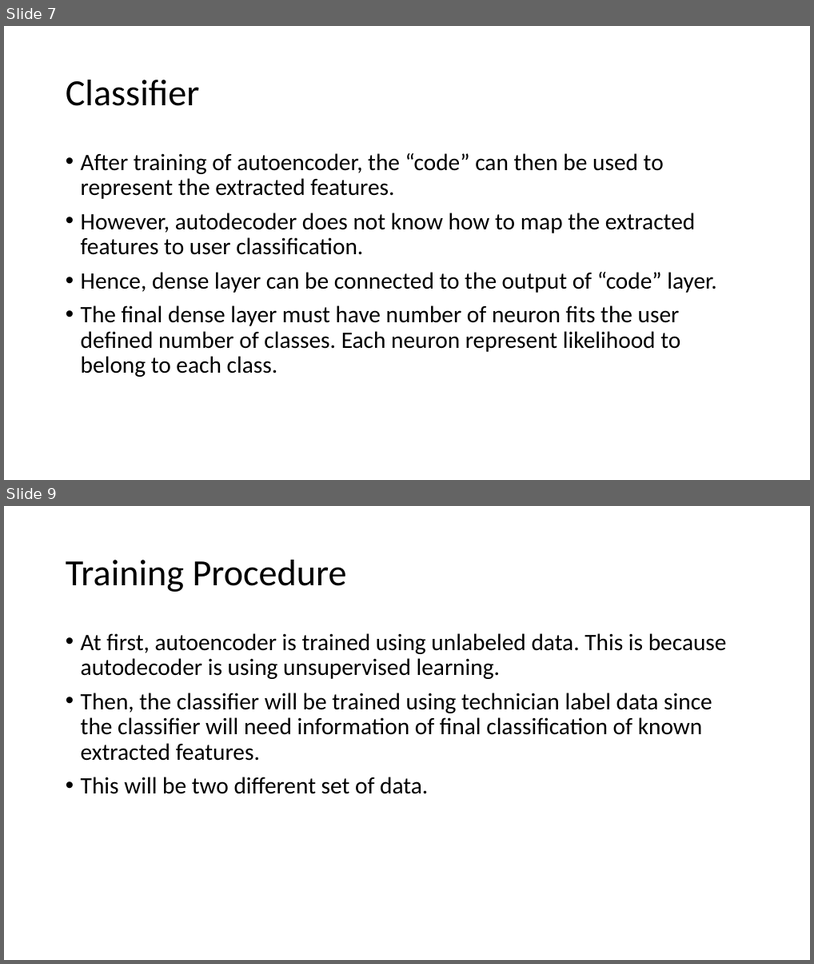
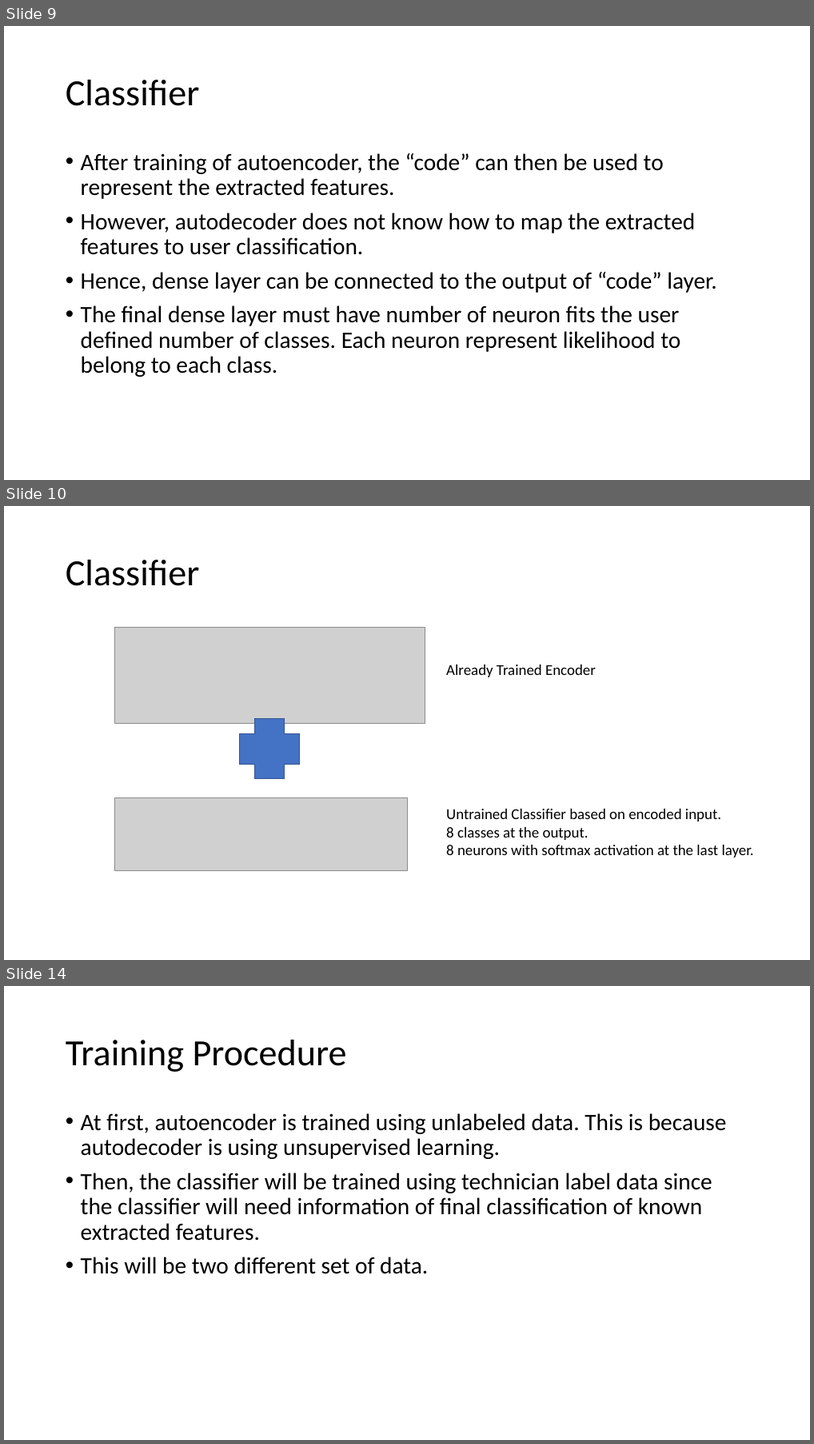
Before and after one commit to optimusium/psupr3, a slide deck: Autoencoder Classifier for Wafer resistance test map.pptx. Shown one above the other, each under a label of ours: slides 7 and 9 before the commit, slides 9, 10 and 14 after it; the slides between them are not shown. The pictures are 814x964 and 814x1444 pixels, drawn with LibreOffice and Linux fonts; fonts in the diff are those of the drawing; grey boxes stand for pictures. Boxes give left, top, right and bottom in pixels: in the first picture for what was removed or moved away, otherwise in the second. Text is boxed around its words. In the diff, an @@ line names an element or a change of style, - is before the commit and + after.

```diff
--- a/Autoencoder Classifier for Wafer resistance test map.pptx
+++ b/Autoencoder Classifier for Wafer resistance test map.pptx
@@ slide 10 added at [4,506,810,960], background #FFFFFF @@
@@ title added at [66,560,199,586], 44 pt, text #000000 @@
+Classifier
@@ picture added at [114,627,425,723] @@
@@ text added at [446,664,596,677], 18 pt, text #000000 @@
+Already Trained Encoder
@@ plus added at [239,718,300,779], fill #4472C4, outline #325491 1 pt @@
@@ picture added at [114,797,407,871] @@
@@ text added at [446,808,754,857], 18 pt, text #000000 @@
+Untrained Classifier based on encoded input.
+8 classes at the output.
+8 neurons with softmax activation at the last layer.
@@ what was slide 7 is now slide 9 @@
@@ what was slide 9 is now slide 14 @@
```
Also in this commit, not shown: 7 slides changed, 8 other slides added.
